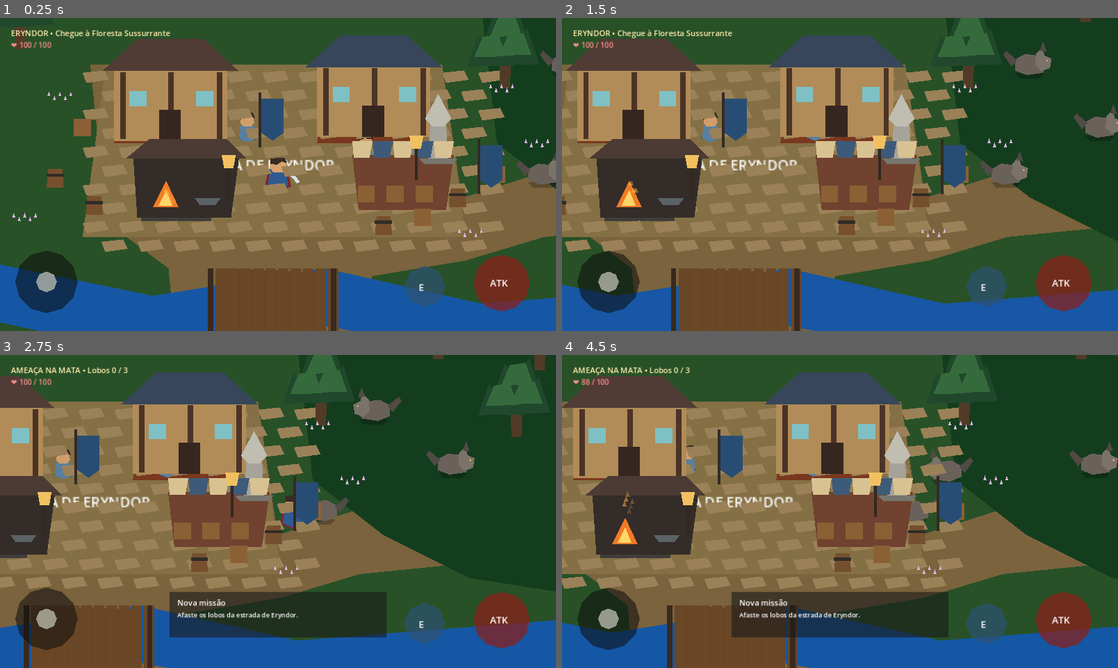
Above: before the commit, frames 1-4 (two rows, left to right).
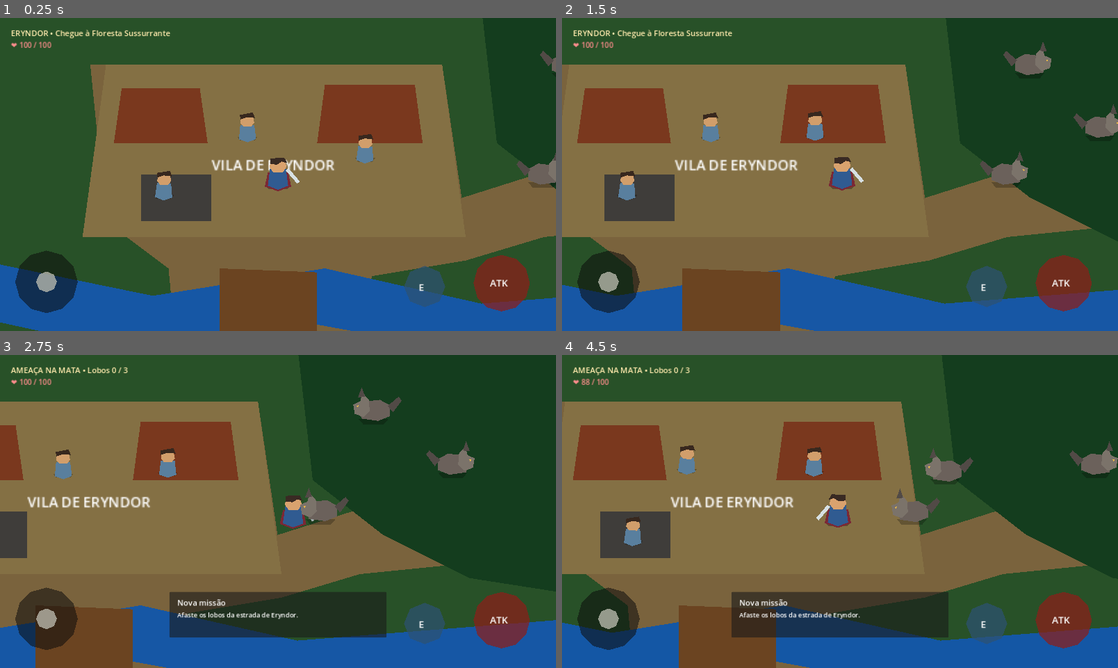
Above: after the commit, the same moments.

Repository: Surgaj/Aervalon
Game: Godot game, scene res://scenes/world/eryndor.tscn
Two runs of this game, one before a commit and one after it. Both use one fixed random seed, a clock stepped at 60 frames per second and the inputs below.
Inputs (mouse positions are in pixels of both pictures, inside the frame that each line leads up to):
- Up to frame 1 (0.25 s): no input
- Up to frame 2 (1.5 s): tap Enter at 0.5 s; move the mouse to (962, 158) at 0.52 s; hold D (move_right) 0.53-1.25 s; tap Space (attack) at 0.6 s; click (962, 158) at 0.67 s; drag from (728, 190) to (884, 174) at 1.27 s
- Up to frame 3 (2.75 s): move the mouse to (333, 442) at 2.02 s; hold D (move_right) from 2.03 s (still down); tap Space (attack) at 2.1 s
- Up to frame 4 (4.5 s): release D (move_right) at 2.75 s; drag from (812, 574) to (673, 464) at 2.77 s; move the mouse to (1006, 558) at 3.52 s; hold A (move_left) 3.53-4.25 s; tap Space (attack) at 3.6 s; drag from (673, 464) to (795, 511) at 4.27 s

The runs differ from the first frame. In frame 1, 27% of the frame differs, in the area x 2-99%, y 0-100%; in frame 2, 26%; in frame 3, 21%; in frame 4, 26%.

Commit message:
refactor: remove procedural polygon world visuals from Eryndor

Diff:
--- a/scenes/world/eryndor.tscn
+++ b/scenes/world/eryndor.tscn
@@ -3,15 +3,12 @@
 [ext_resource path="res://scenes/actors/player.tscn" type="PackedScene" id="1"]
 [ext_resource path="res://scenes/actors/wolf.tscn" type="PackedScene" id="2"]
 [ext_resource path="res://scripts/mobile_controls.gd" type="Script" id="3"]
-[ext_resource path="res://scripts/world_visuals.gd" type="Script" id="4"]
 [ext_resource path="res://scripts/eryndor.gd" type="Script" id="5"]
 [ext_resource path="res://scenes/actors/npc.tscn" type="PackedScene" id="6"]
 
 [node name="Eryndor" type="Node2D" groups=["world_ui"]]
 script = ExtResource("5")
 
-[node name="WorldVisuals" type="Node2D" parent="."]
-script = ExtResource("4")
 
 [node name="Ground" type="Polygon2D" parent="."]
 polygon = PackedVector2Array(0,0,1280,0,1280,720,0,720)
